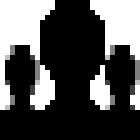
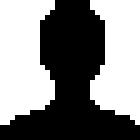
Comparing the layer stacks of the two 140x140 images. Changes:
hid "Layer 5 copy" over [0, 45, 40, 125]
hid "Layer 5" over [105, 45, 140, 125]
hid "Layer 0", painted on it over [0, 45, 140, 125]
